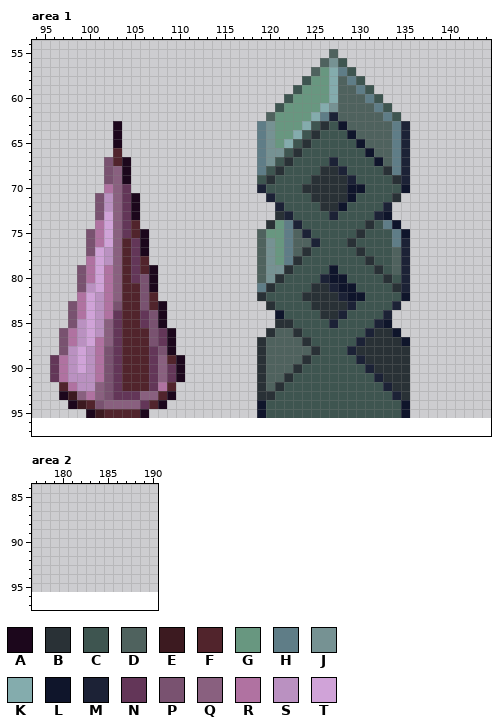
One commit to this pixel-art file: aseprite/_common_objects.aseprite. Above is the file before it was changed.
288x96 pixels, 1 frame. Colours within 5 levels of each other are drawn and written as one. Shown: area 1: x 94..144, y 54..97; area 2: x 177..190, y 84..97. The old version is drawn lined up with the new one, on the new canvas. The commit also changed other parts of the picture, which this record leaves out.
Palette (. is transparent): A #1c071c  B #293136  C #3e5550  D #4f625e  E #3c1a20  F #51242c  G #689780  H #5f7d87  J #769293  K #84acad  L #0f152b  M #1c2236  N #633658  P #795270  Q #89607f  R #b072a1  S #ba91c1  T #d0a3d8
Pixels before, area 1, first column x 96:
55 ...............................D........
56 ..............................DJC.......
57 .............................DGKHC......
58 ............................CGGKDHC.....
59 ...........................CGGGKDDHC....
60 ..........................CGGGGKDDDHC...
61 .........................CGGGGKJDDDDHC..
62 ........................DGGGGKHMDDDDDHC.
63 .......A...............HJGGGKCBCLDDDDDHM
64 .......A...............HJGGKCBCCCLDDDDHM
65 .......A...............HJGKCBCCCCCLDDDHM
66 .......F...............HJJCBCCCCCCCLDDHM
67 ......PFA..............HJCBCCCCMCCCCLDHM
68 ......PQA..............HCBCCCCBBMCCCCBHM
69 ......PQA..............CBCCCCBBBBMCCCCBM
70 ......RQN..............MCCCCBBBBBLLCCCCL
71 .....PSQNA..............MCCCCBBBBLCCCCB.
72 .....PSQNA...............MCCCCBBLCCCCM..
73 .....PTQNA...............BMCCCCMCCCCML..
74 .....RTQNF..............BGHMCCCCCCCBCHL.
75 ....PRTQNFA............DGGHDMCCCCCBCCCHL
76 ....PRTQFNA............DJGHDDMCCCBCCCCHM
77 ....PTSQFNA............DJGHDBCCCCCBCCCDM
78 ....RTSQFNF............DJGHBCCCCCCCBCCDM
79 ...PRTRQFNFA...........DJJBCCCCLCCCCBCDM
80 ...PRTRQFNPA...........DJBCCCCMLLCCCCBCM
81 ...PSTRQFFPA...........HBCCCCBBMLLCCCCBM
82 ...RTSRQFFPF...........BCCCCBBBBMLLCCCCL
83 ..PRTSRPFFPFA...........BCCCCBBBBMCCCCM.
84 ..PRTSRNFFNPA............LCCCCBBMCCCCM..
85 ..PSTSQNFFNPA............BBCCCCMCCCCML..
86 .PRSTSQNFFFPNA..........BDDBCCCCCCCMBBL.
87 .PRSTRQNFFFPNA.........BDDDDBCCCCCMBBBBL
88 .PSTSRPNFFFNPA.........BDDDDDBCCCMBBBBBB
89 NRSTSRPNFFFNQFA........BDDDDBCCCCCMBBBBB
90 NRSTSRPNFFFNQNA........BDDDBCCCCCCCMBBBB
91 NRSSSRPNFFFNQNA........BDDBCCCCCCCCCMBBB
92 .FRSSQPNFFFNRF.........BDBCCCCCCCCCCCMBB
93 .AEQRQPNNNQQFA.........BBCCCCCCCCCCCCCMB
94 ..AEFPQQQQNFA..........LCCCCCCCCCCCCCCCL
95 ....AEFFFFA............LCCCCCCCCCCCCCCCL
The same view after the edit:
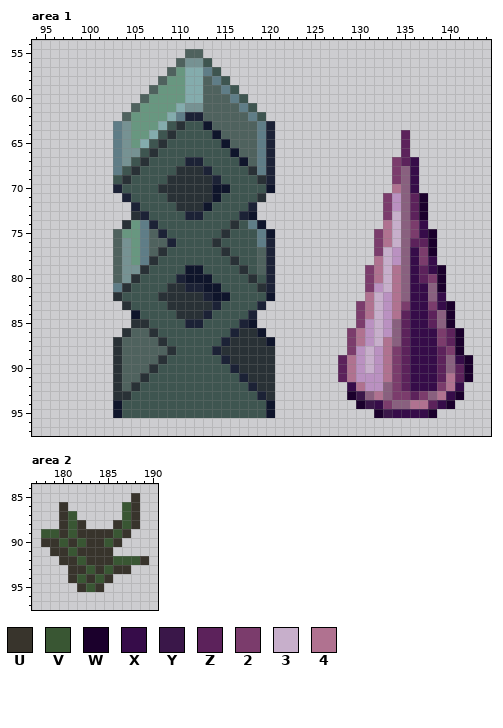
Colours new in this view: U #38342c  V #395633  W #1b002c  X #360c49  Y #3a1749  Z #5c225b  2 #7b3c6c  3 #c7afcb  4 #b07290
From old to new:
canvas 288x96 -> 288x160
Area 1:
y 55: x 111..112 .. -> DD; x 127 D -> .
y 56: x 110..113 .... -> DJJC; x 126..128 DJC -> ...
y 57: x 109..114 ...... -> DGKKHC; x 125..129 DGKHC -> .....
y 58: x 108..115 ........ -> DGGKKDHC; x 124..130 CGGKDHC -> .......
y 59: x 107..116 .......... -> DGGGKKDDHC; x 123..131 CGGGKDDHC -> .........
y 60: x 106..117 ............ -> DGGGGKKDDDHC; x 122..132 CGGGGKDDDHC -> ...........
y 61: x 105..118 .............. -> DGGGGKJJDDDDHC; x 121..133 CGGGGKJDDDDHC -> .............
y 62: x 104..134 ................DGGGGKHMDDDDDHC -> DGGGGKHMMDDDDDHC...............
y 63: x 103..118 A............... -> HJGGGKCBCCLDDDDD; x 120..135 JGGGKCBCLDDDDDHM -> M...............
y 64: x 103..118 A............... -> HJGGKCBCCCCLDDDD; x 120..135 JGGKCBCCCLDDDDHM -> M..............Z
y 65: x 103..118 A............... -> HJGKCBCCCCCCLDDD; x 120..135 JGKCBCCCCCLDDDHM -> M..............Z
y 66: x 103..118 F............... -> HJJCBCCCCCCCCLDD; x 120..135 JJCBCCCCCCCLDDHM -> M..............Z
y 67: x 102..118 PFA.............. -> .HJCBCCCCMMCCCCLD; x 120..136 JCBCCCCMCCCCLDHM. -> M.............2ZX
y 68: x 102..118 PQA.............. -> .HCBCCCCBBBMCCCCB; x 120..136 CBCCCCBBMCCCCBHM. -> M.............2QX
y 69: x 102..136 PQA..............CBCCCCBBBBMCCCCBM. -> .CBCCCCBBBBBMCCCCBM.............2QX
y 70: x 102..136 RQN..............MCCCCBBBBBLLCCCCL. -> .MCCCCBBBBBBLLCCCCL.............4QX
y 71: x 101..137 PSQNA..............MCCCCBBBBLCCCCB... -> ...MCCCCBBBBBLCCCCB.............2SQZW
y 72: x 101..118 PSQNA............. -> ....MCCCCBBBLCCCCM; x 121..137 MCCCCBBLCCCCM.... -> ............2SQZW
y 73: x 101..118 PTQNA............. -> ....BMCCCCMMCCCCML; x 121..137 BMCCCCMCCCCML.... -> ............23QZW
y 74: x 101..137 RTQNF..............BGHMCCCCCCCBCHL... -> ...BGHMCCCCCCCCBCHL.............43Q2X
y 75: x 100..138 PRTQNFA............DGGHDMCCCCCBCCCHL... -> ...DGGHDMCCCCCCBCCCHL...........243Q2XW
y 76: x 100..138 PRTQFNA............DJGHDDMCCCBCCCCHM... -> ...DJGHDDMCCCCBCCCCHM...........243QZZW
y 77: x 100..118 PTSQFNA............ -> ...DJGHDBCCCCCCBCCC; x 120..138 JGHDBCCCCCBCCCDM... -> M...........23SQX2W
y 78: x 100..118 RTSQFNF............ -> ...DJGHBCCCCCCCCBCC; x 120..138 JGHBCCCCCCCBCCDM... -> M...........43SQX2X
y 79: x 99..118 PRTRQFNFA........... -> ....DJJBCCCCLLCCCCBC; x 120..139 JJBCCCCLCCCCBCDM.... -> M..........2434QXZXW
y 80: x 99..139 PRTRQFNPA...........DJBCCCCMLLCCCCBCM.... -> ....DJBCCCCMLLLCCCCBCM..........2434QXZ2W
y 81: x 99..139 PSTRQFFPA...........HBCCCCBBMLLCCCCBM.... -> ....HBCCCCBBMMLLCCCCBM..........2S34QXXQW
y 82: x 99..139 RTSRQFFPF...........BCCCCBBBBMLLCCCCL.... -> ....BCCCCBBBBBMLLCCCCL..........43S4QXXQX
y 83: x 98..140 PRTSRPFFPFA...........BCCCCBBBBMCCCCM...... -> ......BCCCCBBBBBMCCCCM..........243S42XX2XW
y 84: x 98..118 PRTSRNFFNPA.......... -> .......LCCCCBBBMCCCCM; x 121..140 LCCCCBBMCCCCM....... -> .........243S4ZXXZQW
y 85: x 98..118 PSTSQNFFNPA.......... -> .......BBCCCCMMCCCCML; x 121..140 BBCCCCMCCCCML....... -> .........2S3SQZXXZQW
y 86: x 97..141 PRSTSQNFFFPNA..........BDDBCCCCCCCMBBL....... -> .......BDDBCCCCCCCCMBBL.........24S3SQZXXX2ZW
y 87: x 97..118 PRSTRQNFFFPNA......... -> ......BDDDDBCCCCCCMBBB; x 120..141 DDDDBCCCCCMBBBBL...... -> L........24S34QZXXX2ZW
y 88: x 97..118 PSTSRPNFFFNPA......... -> ......BDDDDDBCCCCMBBBB; x 120..141 DDDDDBCCCMBBBBBB...... -> B........2S3S42ZXXXZ2W
y 89: x 96..118 NRSTSRPNFFFNQFA........ -> .......BDDDDBCCCCCCMBBB; x 120..142 DDDDBCCCCCMBBBBB....... -> B.......Z4S3S42ZXXXZQXW
y 90: x 96..118 NRSTSRPNFFFNQNA........ -> .......BDDDBCCCCCCCCMBB; x 120..142 DDDBCCCCCCCMBBBB....... -> B.......Z4S3S42ZXXXZQZW
y 91: x 96..118 NRSSSRPNFFFNQNA........ -> .......BDDBCCCCCCCCCCMB; x 120..142 DDBCCCCCCCCCMBBB....... -> B.......Z4SSS42ZXXXZ4ZW
y 92: x 97..118 FRSSQPNFFFNRF......... -> ......BDBCCCCCCCCCCCCM; x 120..141 DBCCCCCCCCCCCMBB...... -> B........X4SSQ2ZXXX24X
y 93: x 97..119 AEQRQPNNNQQFA.........B -> ......BBCCCCCCCCCCCCCCM; x 121..141 CCCCCCCCCCCCCMB...... -> ........WYQ4Q22Z2Q4XW
y 94: x 98..140 AEFPQQQQNFA..........LCCCCCCCCCCCCCCCL..... -> .....LCCCCCCCCCCCCCCCCL.........WYX2QQ44ZXW
y 95: x 100..138 AEFFFFA............LCCCCCCCCCCCCCCCL... -> ...LCCCCCCCCCCCCCCCCL...........WYXXXXW
Area 2:
y 85: x 188 . -> U
y 86: x 180 . -> U; x 187..188 .. -> VU
y 87: x 180..181 .. -> UV; x 187..188 .. -> VU
y 88: x 180..182 ... -> UVU; x 186..188 ... -> UVU
y 89: x 178..187 .......... -> VVUVUUUUVU
y 90: x 178..186 ......... -> UUVUVUUVU
y 91: x 179..185 ....... -> UUVUUUU
y 92: x 180..189 .......... -> UUVUUUVVVU
y 93: x 181..187 ....... -> UUVUVUU
y 94: x 181..185 ..... -> UVUVU
y 95: x 182..184 ... -> UVU
Where, in picture pixels (left, top, right, bottom), the same in both pictures:
changed: (50, 49, 473, 418)
added: (41, 493, 149, 592)
